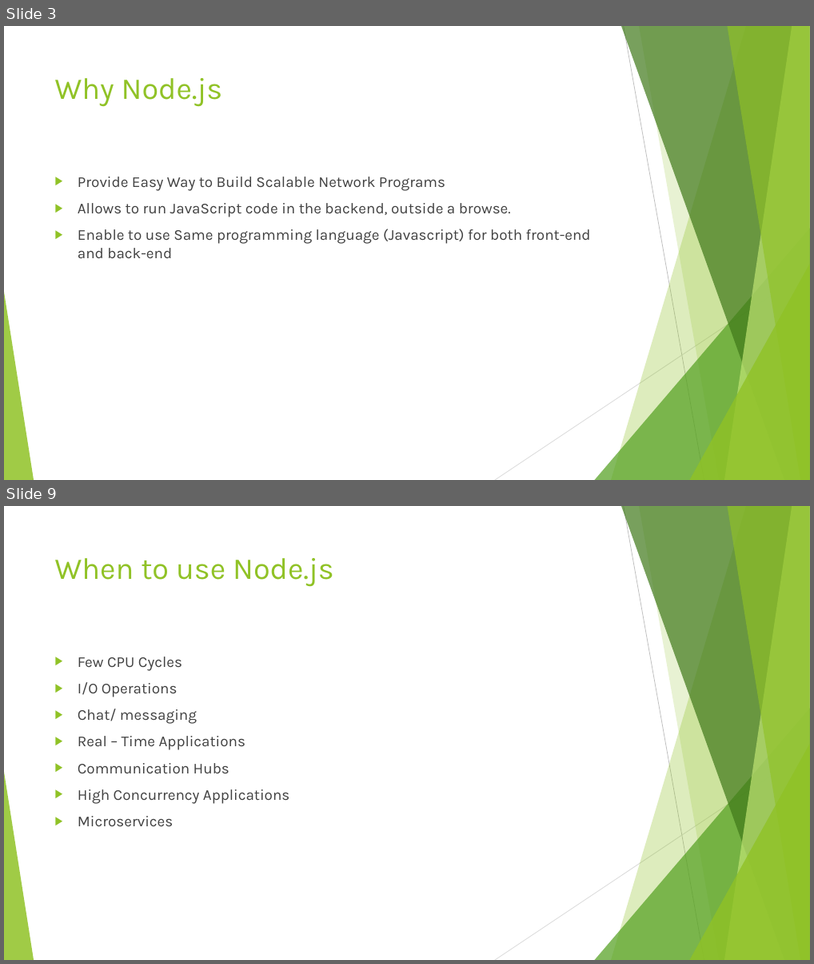
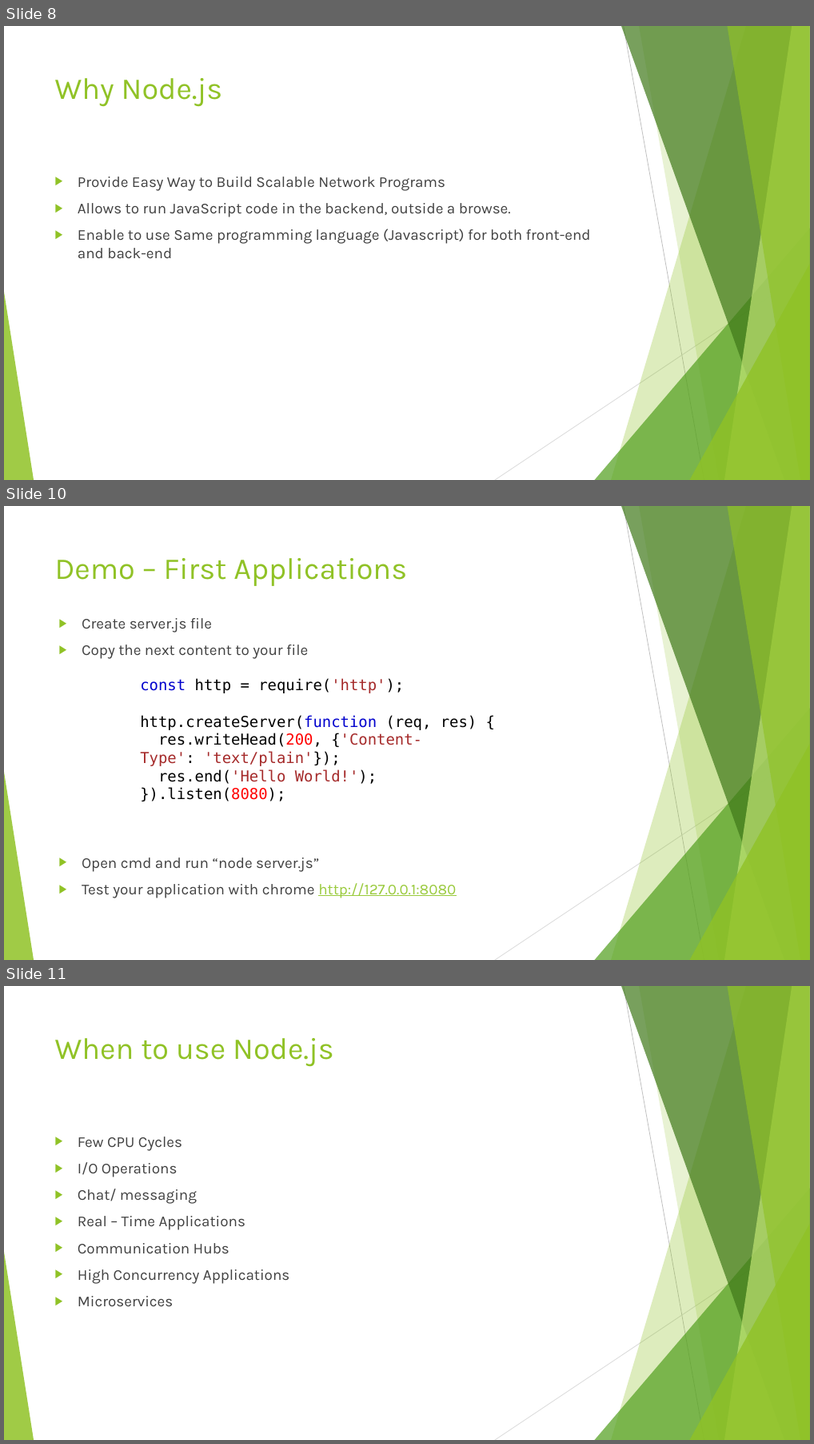
Before and after one commit to ronikar/Course-Materials, a slide deck: presentations/Node.js.pptx. Shown one above the other, each under a label of ours: slides 3 and 9 before the commit, slides 8, 10 and 11 after it; the slides between them are not shown. The pictures are 814x964 and 814x1444 pixels, drawn with LibreOffice and Linux fonts; fonts in the diff are those of the drawing. Boxes give left, top, right and bottom in pixels: in the first picture for what was removed or moved away, otherwise in the second. Text is boxed around its words. In the diff, an @@ line names an element or a change of style, - is before the commit and + after.

```diff
--- a/presentations/Node.js.pptx
+++ b/presentations/Node.js.pptx
@@ slide 10 added at [4, 506, 810, 960], background #FFFFFF; not listed: 10 template elements that a slide beside it also shows @@
@@ title added at [55, 558, 407, 586], 36 pt, text #90C226 @@
+Demo – First Applications
@@ text added at [82, 618, 456, 898], 18 pt, text #404040 @@
+▶ Create server.js file
+▶ Copy the next content to your file
+▶ Open cmd and run “node server.js”
+▶ Test your application with chrome http://127.0.0.1:8080
@@ text added at [140, 678, 478, 801], 18 pt, text #000000 @@
+const http = require('http');
+http.createServer(function (req, res) {
+res.writeHead(200, {'Content-Type': 'text/plain'});
+res.end('Hello World!');
+}).listen(8080);
@@ what was slide 3 is now slide 8 @@
@@ what was slide 9 is now slide 11 @@
```
Also in this commit, not shown: 2 slides changed, 2 other slides added, 19 other files.
